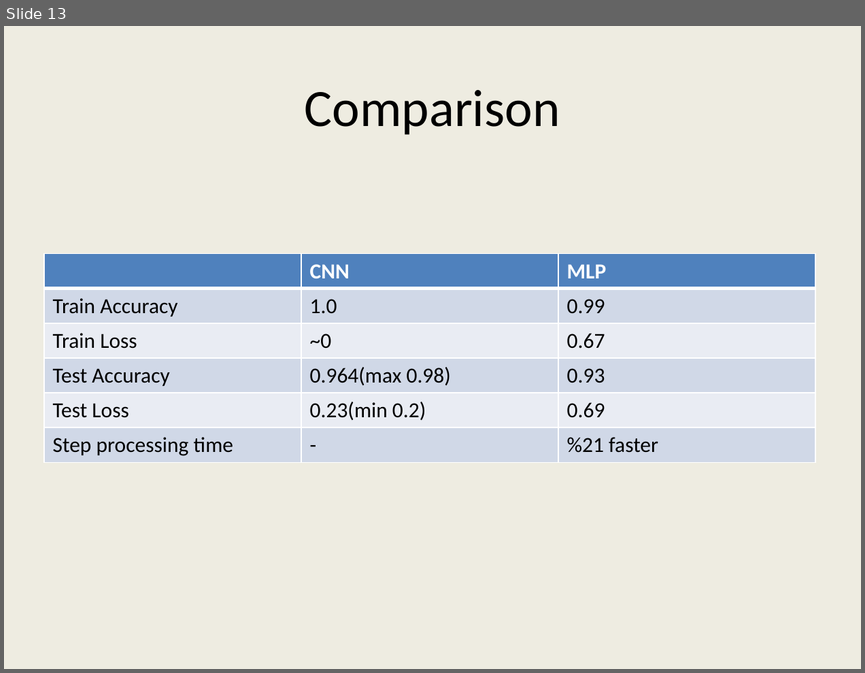
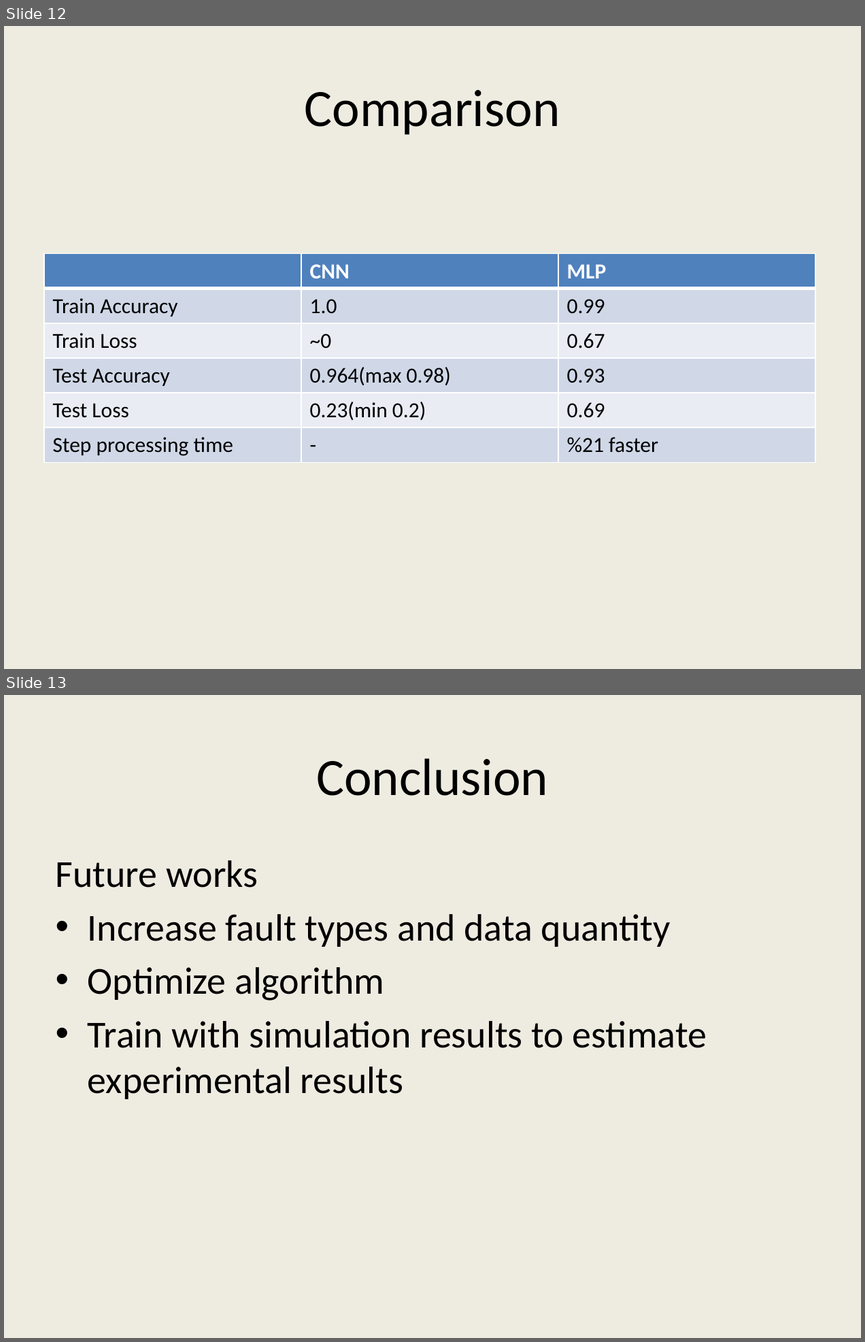
Before and after one commit to gungenibrahim/ee543-neural-network-and-deep-learning, a slide deck: ee543_sunum.pptx. Shown one above the other, each under a label of ours: slide 13 before the commit, slides 12 and 13 after it. The pictures are 865x673 and 865x1342 pixels, drawn with LibreOffice and Linux fonts; fonts in the diff are those of the drawing. Boxes give left, top, right and bottom in pixels: in the first picture for what was removed or moved away, otherwise in the second. Text is boxed around its words. In the diff, an @@ line names an element or a change of style, - is before the commit and + after.

```diff
--- a/ee543_sunum.pptx
+++ b/ee543_sunum.pptx
@@ slide 13 added at [4,695,861,1338], background #EEECE1 @@
@@ title added at [316,758,548,796], 44 pt, text #000000 @@
+Conclusion
@@ text added at [56,860,706,1099], 32 pt, text #000000 @@
+Future works
+• Increase fault types and data quantity
+• Optimize algorithm
+• Train with simulation results to estimate experimental results
@@ what was slide 13 is now slide 12 @@
```
Also in this commit, not shown: 4 slides changed, 3 other slides added, 5 slides removed.
